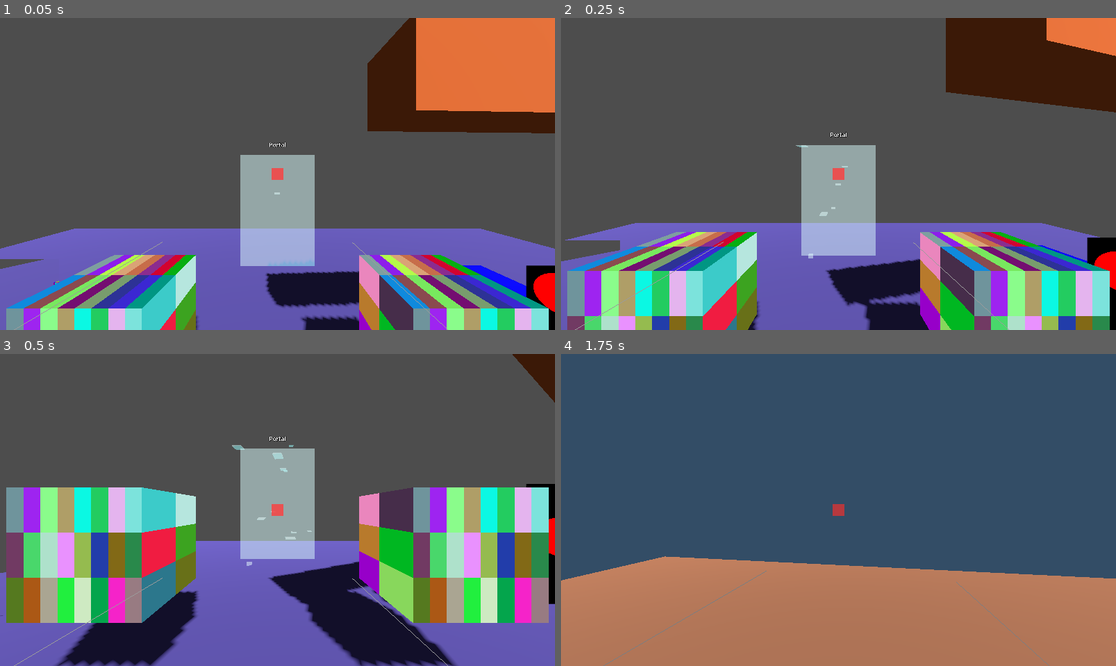
Above: before the commit, frames 1-4 (two rows, left to right).
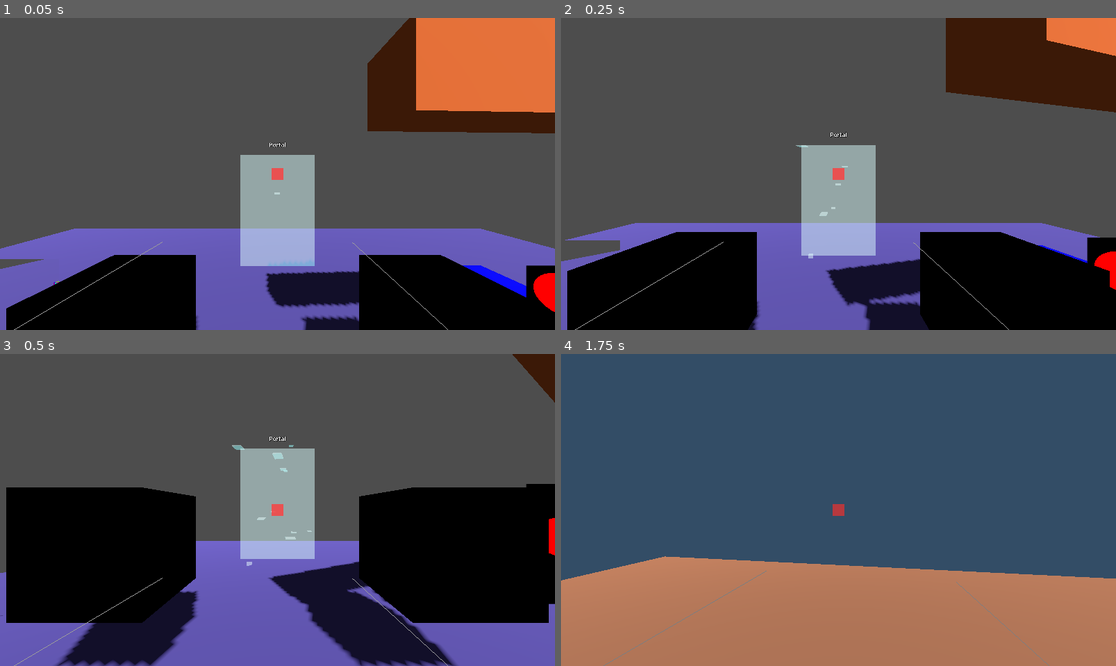
Above: after the commit, the same moments.

Repository: jvastola/GodotPhysicsRig
Game: Godot game, scene res://MainScene.tscn
The game is run twice, just before and just after one commit, with the same random seed, the same clock (stepped at 60 frames per second) and the same inputs.
Inputs (mouse positions are in pixels of both pictures, inside the frame that each line leads up to):
- Up to frame 1 (0.05 s): no input
- Up to frame 2 (0.25 s): no input
- Up to frame 3 (0.5 s): no input
- Up to frame 4 (1.75 s): move the mouse to (866, 510) at 0.52 s; hold Shift (sprint) 0.53-1.28 s; hold W (move_forward) from 0.53 s (still down); click (866, 510) at 0.67 s; tap Space (jump) at 0.77, 1.52 s; move the mouse to (810, 510) at 1.27 s; click (810, 510) at 1.35 s

The runs differ from the first frame. In frame 1, 13% of the frame differs, in the area x 1-99%, y 75-100%; in frame 2, 19%; in frame 3, 28%, in the area x 1-99%, y 42-87%; in frame 4, nothing differs.

Commit message:
fix(MainScene): remove redundant uid attributes from ext_resources for clarity

Diff:
--- a/MainScene.tscn
+++ b/MainScene.tscn
@@ -133,9 +133,7 @@
 script = ExtResource("10_grid_painter")
 target_mesh = NodePath("GridTarget")
 linked_mesh = NodePath("GridLinked")
-generate_on_ready = true
 subdivisions_axis = Vector3i(8, 3, 2)
-developer_mode = true
 
 [node name="GridTarget" type="MeshInstance3D" parent="GridPainterTest"]
 transform = Transform3D(1, 0, 0, 0, 1, 0, 0, 0, 1, -1.5, 1, -2)
Not shown: 1 places in MainScene.tscn that only renumber resources
